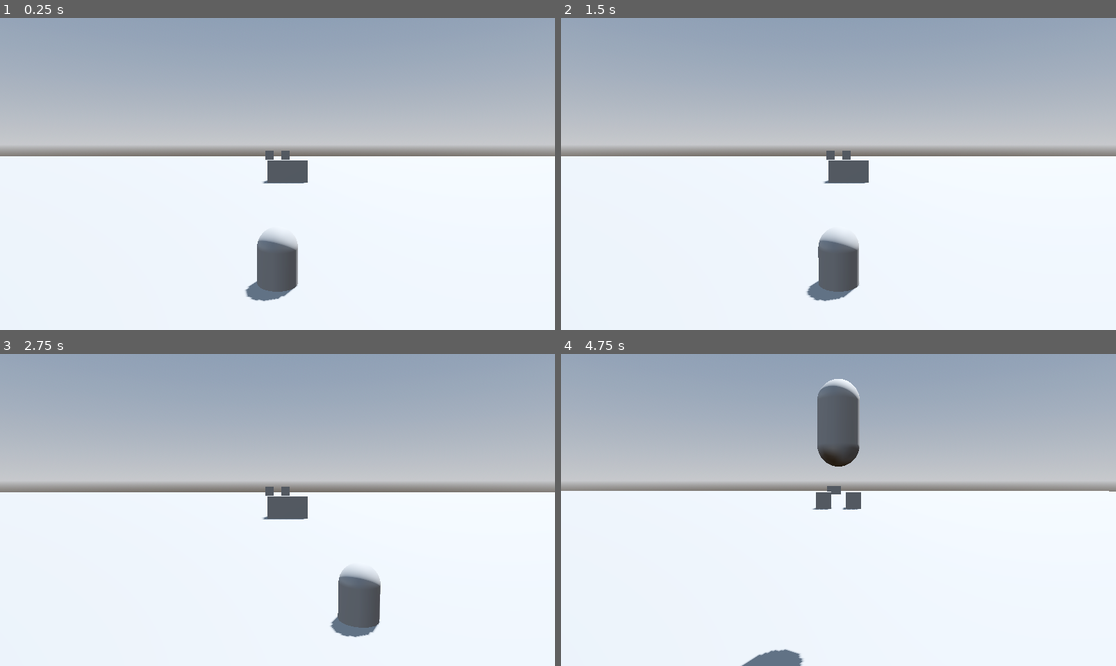
Above: before the commit, frames 1-4 (two rows, left to right).
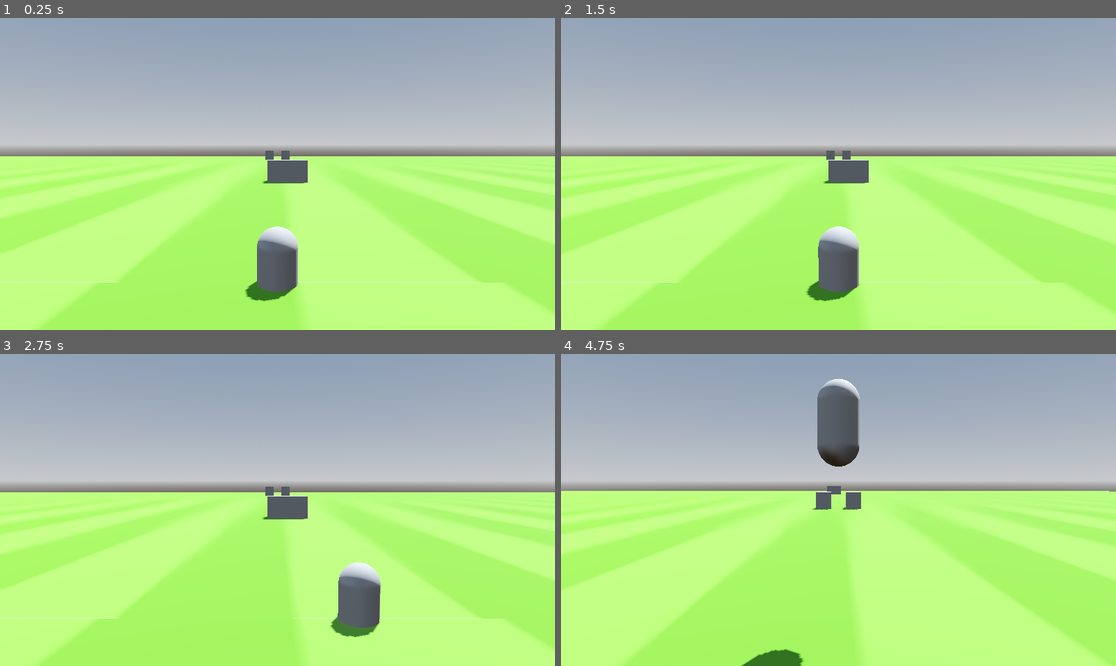
Above: after the commit, the same moments.

Repository: lucasthierry17/Soccer_Runner
Game: Godot game, scene res://world.tscn
The game is run twice, just before and just after one commit, with the same random seed, the same clock (stepped at 60 frames per second) and the same inputs.
Inputs:
- Up to frame 1 (0.25 s): no input
- Up to frame 2 (1.5 s): tap Enter (ui_accept) at 0.5, 0.77 s; hold Right (ui_right) 0.53-1.28 s; hold Left (ui_left) from 1.28 s (still down)
- Up to frame 3 (2.75 s): tap Enter (ui_accept) at 1.52 s; release Left (ui_left) at 2.03 s; hold Right (ui_right) from 2.03 s (still down)
- Up to frame 4 (4.75 s): tap Enter (ui_accept) at 2.75, 3.02, 3.77, 4.52 s; release Right (ui_right) at 3.53 s; hold Left (ui_left) from 3.53 s (still down)

The runs differ from the first frame. In frame 1, 54% of the frame differs, in the area x 0-100%, y 44-100%; in frame 2, 54%; in frame 3, 54%; in frame 4, 56%, in the area x 0-100%, y 43-100%.

Commit message:
Added grass picture to the terrain

Diff:
--- a/terrain_blocks/terrain_block_0.tscn
+++ b/terrain_blocks/terrain_block_0.tscn
@@ -1,4 +1,9 @@
-[gd_scene load_steps=7 format=3 uid="uid://v766dh0kl4p0"]
+[gd_scene load_steps=9 format=3 uid="uid://v766dh0kl4p0"]
+
+[ext_resource type="Texture2D" uid="uid://4lygicwd52dw" path="res://wiese_3.png" id="1_0qm2a"]
+
+[sub_resource type="StandardMaterial3D" id="StandardMaterial3D_ynjvh"]
+albedo_texture = ExtResource("1_0qm2a")
 
 [sub_resource type="PlaneMesh" id="PlaneMesh_qw1vn"]
 size = Vector2(100, 20)
@@ -16,6 +21,7 @@
 
 [node name="TerrainBlock_0" type="MeshInstance3D"]
 transform = Transform3D(1, 0, 0, 0, 1, 0, 0, 0, 1, 2.08165e-12, 2.08165e-12, -10)
+material_override = SubResource("StandardMaterial3D_ynjvh")
 mesh = SubResource("PlaneMesh_qw1vn")
 
 [node name="Block_0" type="StaticBody3D" parent="."]
--- a/terrain_blocks/terrain_block_1.tscn
+++ b/terrain_blocks/terrain_block_1.tscn
@@ -1,4 +1,9 @@
-[gd_scene load_steps=7 format=3 uid="uid://bduyl35qjh72f"]
+[gd_scene load_steps=9 format=3 uid="uid://bduyl35qjh72f"]
+
+[ext_resource type="Texture2D" uid="uid://4lygicwd52dw" path="res://wiese_3.png" id="1_j02qn"]
+
+[sub_resource type="StandardMaterial3D" id="StandardMaterial3D_otj1g"]
+albedo_texture = ExtResource("1_j02qn")
 
 [sub_resource type="PlaneMesh" id="PlaneMesh_qw1vn"]
 size = Vector2(100, 25)
@@ -16,6 +21,7 @@
 
 [node name="TerrainBlock_1" type="MeshInstance3D"]
 transform = Transform3D(1, 0, 0, 0, 1, 0, 0, 0, 1, 2.08165e-12, 2.08165e-12, -10)
+material_override = SubResource("StandardMaterial3D_otj1g")
 mesh = SubResource("PlaneMesh_qw1vn")
 
 [node name="Block_0" type="StaticBody3D" parent="."]
--- a/terrain_blocks/terrain_block_2.tscn
+++ b/terrain_blocks/terrain_block_2.tscn
@@ -1,4 +1,9 @@
-[gd_scene load_steps=7 format=3 uid="uid://c44ud563ycry8"]
+[gd_scene load_steps=9 format=3 uid="uid://c44ud563ycry8"]
+
+[ext_resource type="Texture2D" uid="uid://4lygicwd52dw" path="res://wiese_3.png" id="1_pubqh"]
+
+[sub_resource type="StandardMaterial3D" id="StandardMaterial3D_hwdj6"]
+albedo_texture = ExtResource("1_pubqh")
 
 [sub_resource type="PlaneMesh" id="PlaneMesh_qw1vn"]
 size = Vector2(100, 20)
@@ -16,6 +21,7 @@
 
 [node name="TerrainBlock_1" type="MeshInstance3D"]
 transform = Transform3D(1, 0, 0, 0, 1, 0, 0, 0, 1, 2.08165e-12, 2.08165e-12, -10)
+material_override = SubResource("StandardMaterial3D_hwdj6")
 mesh = SubResource("PlaneMesh_qw1vn")
 
 [node name="Block_0" type="StaticBody3D" parent="."]
--- a/terrain_blocks/terrain_block_3.tscn
+++ b/terrain_blocks/terrain_block_3.tscn
@@ -1,4 +1,9 @@
-[gd_scene load_steps=7 format=3 uid="uid://cc7n4he465j50"]
+[gd_scene load_steps=9 format=3 uid="uid://cc7n4he465j50"]
+
+[ext_resource type="Texture2D" uid="uid://4lygicwd52dw" path="res://wiese_3.png" id="1_4tows"]
+
+[sub_resource type="StandardMaterial3D" id="StandardMaterial3D_77h3i"]
+albedo_texture = ExtResource("1_4tows")
 
 [sub_resource type="PlaneMesh" id="PlaneMesh_qw1vn"]
 size = Vector2(100, 25)
@@ -16,6 +21,7 @@
 
 [node name="TerrainBlock_1" type="MeshInstance3D"]
 transform = Transform3D(1, 0, 0, 0, 1, 0, 0, 0, 1, 2.08165e-12, 2.08165e-12, -10)
+material_override = SubResource("StandardMaterial3D_77h3i")
 mesh = SubResource("PlaneMesh_qw1vn")
 
 [node name="Block_0" type="StaticBody3D" parent="."]
Binary file added: wiese_3.png
Not shown, added: wiese_3.png.import
